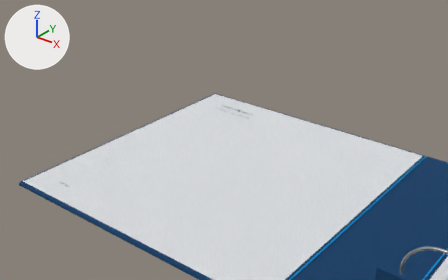
One commit to the glTF model volume-5-model.glb: the scene before it, then after it.
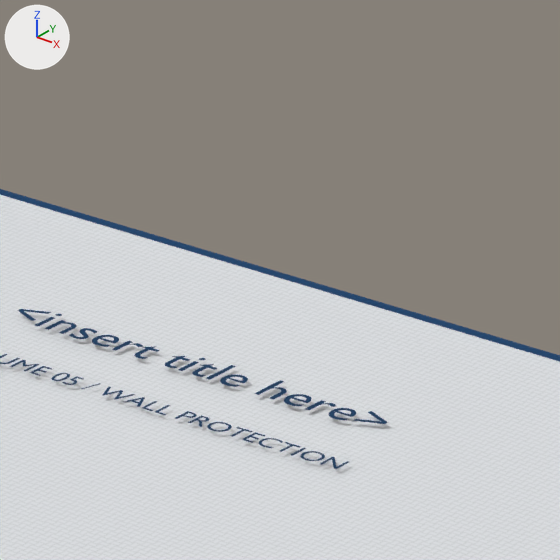
Each version appears first from a camera (50 mm lens) standing at (0.114, -0.4231, 0.2903) and looking at (-0.3012, 0.096, -0.0315), and next in a close-up on the part from 49% to 60% of the width and 28% to 45% of the height. Lighting does not change. The marker at upper left points along +X, +Y and +Z. The last two pictures show the newer version. Where no turn or scale is listed for an object, it has been applied to the vertices. Vertices at exactly the same position are counted once.

In view in the first close-up: 'Cover_left', 'Inner_cover_mark', 'Inner_cover_subtitle', 'Inside_left'.
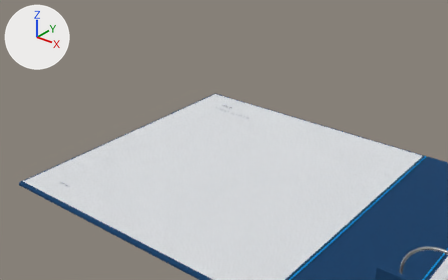
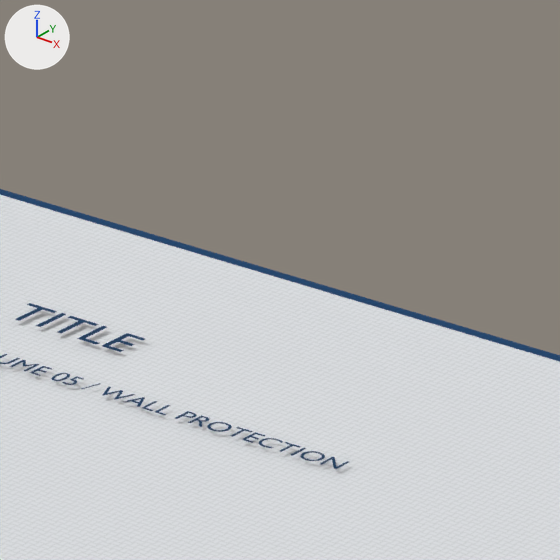
Location of each change, (x1, y1, x2, y2) in pixels of the close-ups (560 x 560 px; the box of a moved part takes in the faces that stretch with it):
'Inner_cover_mark', reshaped (65% narrower, 57% shorter): before (17, 309, 388, 424); after (16, 303, 145, 352)
part 1 of me_inner_cover_mark, moved or reshaped: before (206, 365, 236, 380); after (36, 313, 66, 327)
part 2 of me_inner_cover_mark, rebuilt (31% wider, 20% taller): before (45, 320, 76, 334); after (57, 316, 98, 333)
part 3 of me_inner_cover_mark, rebuilt (20% wider, 46% taller): before (17, 309, 51, 321); after (16, 303, 57, 321)
part 4 of me_inner_cover_mark, deleted: before (35, 314, 388, 424)
part 5 of me_inner_cover_mark, reshaped: before (92, 335, 119, 347); after (77, 326, 145, 352)

Patch to the scene script:
```diff
--- a/volume-5-model.glb.py
+++ b/volume-5-model.glb.py
@@ me_inner_cover_mark @@
 # used by ob_inner_cover_mark; location = (-0.3226, 0.1156, 0.0006)
-me_inner_cover_mark.from_pydata(...)  # 1050 vertices, 1020 faces; spans x 0.0003..0.0471, y -0.0001..0.0043, z 0.0
+me_inner_cover_mark.from_pydata(...)  # 38 vertices, 28 faces; spans x 0.0001..0.0154, y 0.0..0.0043, z 0.0
+# me_inner_cover_mark part 1: the loose piece of 4 vertices spanning x 0.0262..0.0268, y 0.0..0.0043, z 0.0 is moved by (-0.0218, 0.0, 0.0)
+# me_inner_cover_mark part 2: the loose piece of 57 vertices spanning x 0.0055..0.0079, y 0.0..0.0029, z 0.0 is rebuilt with 8 vertices and now spans x 0.0055..0.0092, y 0.0..0.0043, z 0.0
+# me_inner_cover_mark part 3: the loose piece of 7 vertices spanning x 0.0003..0.0034, y 0.0007..0.0038, z 0.0 is rebuilt with 8 vertices and now spans x 0.0001..0.0037, y 0.0..0.0043, z 0.0
+# me_inner_cover_mark part 4: 15 loose pieces with 883 vertices, spanning x 0.0041..0.0471, y -0.0001..0.0043, z 0.0, are deleted
+# me_inner_cover_mark part 5
+# 98 vertices are removed from x 0.011..0.0136, y -0.0001..0.0029, z 0.0
+# 99 faces are deleted
+# 17 vertices are added at x 0.0097..0.0154, y 0.0..0.0043, z 0.0
+# 14 new faces join them
 me_inner_cover_mark.materials.append(mat_utsw_ink_plastic_navy)
```
